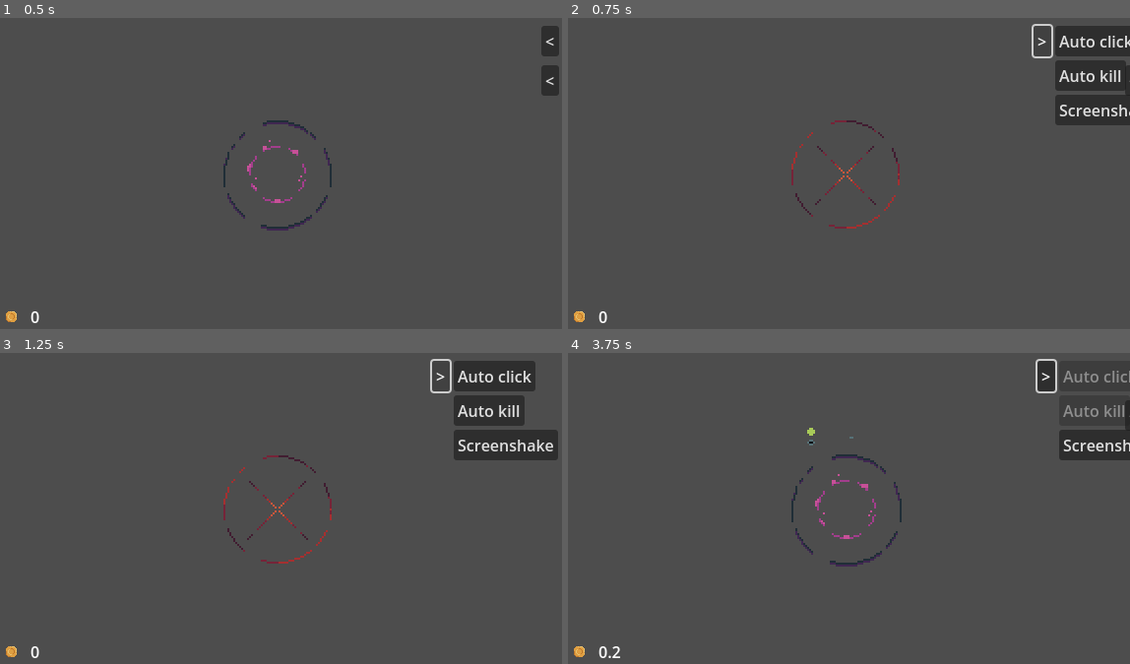
Above: before the commit, frames 1-4 (two rows, left to right).
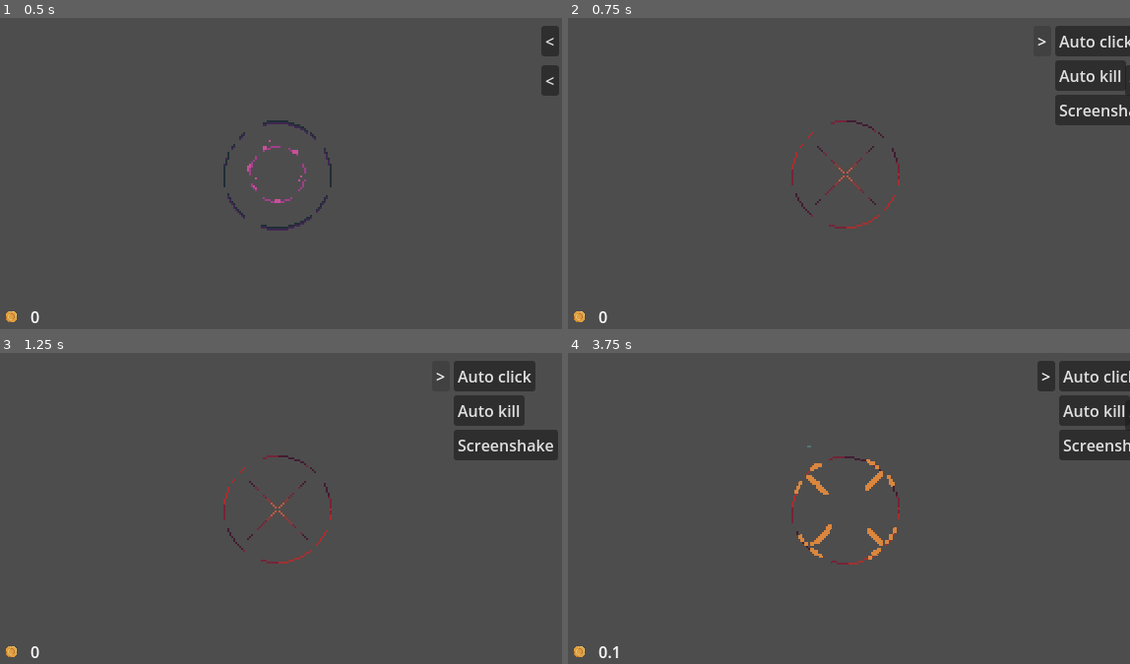
Above: after the commit, the same moments.

Repository: Jin9310/LudumDare55
Game: Godot game, scene res://NewGame/new_game.tscn
The game is run twice, just before and just after one commit, with the same random seed, the same clock (stepped at 60 frames per second) and the same inputs.
Inputs (mouse positions are in pixels of both pictures, inside the frame that each line leads up to):
- Up to frame 1 (0.5 s): no input
- Up to frame 2 (0.75 s): click "<" at 0.5 s
- Up to frame 3 (1.25 s): no input
- Up to frame 4 (3.75 s): click "Auto click" at 1.25 s; click "Auto kill" at 2 s; click ">" at 2.75 s; tap Enter (ui_accept) at 3.5 s; drag from (843, 508) to (905, 436) at 3.52 s

Frame 1 is identical in both runs. In frame 2, 0.1% of the frame differs, in the area x 82-87%, y 1-13%; in frame 3, 0.1%; in frame 4, 1.7%, in the area x 7-100%, y 1-99%.

Commit message:
all costs set up now

Diff:
--- a/UI/StaticUpgrades_ui.gd
+++ b/UI/StaticUpgrades_ui.gd
@@ -39,12 +39,17 @@
 		tween.tween_property(%MarginContainer, "position", Vector2(543,0), 0.5)
 
 func _on_auto_click_btn_pressed():
+	if GameManager.usable_money >= UpgradesManager.auto_click_price:
 		GameManager.auto_click = true
 		%auto_click_btn.disabled = true
+		GameManager.usable_money -= UpgradesManager.auto_click_price
 
 func _on_auto_kill_btn_pressed():
-	GameManager.auto_kill_acolytes = true
-	%auto_kill_btn.disabled = true
+	if GameManager.usable_money >= UpgradesManager.auto_kill_price:
+		GameManager.auto_kill_acolytes = true
+		%auto_kill_btn.disabled = true
+		GameManager.usable_money -= UpgradesManager.auto_kill_price
+
 
 func _on_screenshake_btn_pressed():
 	GameManager.screen_shake = !GameManager.screen_shake
--- a/UI/StaticUpgrades_ui.tscn
+++ b/UI/StaticUpgrades_ui.tscn
@@ -1,6 +1,8 @@
-[gd_scene load_steps=2 format=3 uid="uid://bt5ry8qs3tcbc"]
+[gd_scene load_steps=3 format=3 uid="uid://bt5ry8qs3tcbc"]
 
 [ext_resource type="Script" path="res://UI/StaticUpgrades_ui.gd" id="1_3mr27"]
+
+[sub_resource type="StyleBoxEmpty" id="StyleBoxEmpty_vy3yj"]
 
 [node name="StaticUpgrades_ui" type="CanvasLayer"]
 script = ExtResource("1_3mr27")
@@ -27,6 +29,7 @@
 layout_mode = 2
 size_flags_horizontal = 0
 size_flags_vertical = 0
+theme_override_styles/focus = SubResource("StyleBoxEmpty_vy3yj")
 text = "<"
 
 [node name="MarginContainer" type="MarginContainer" parent="MarginContainer/HBoxContainer"]
--- a/UI/spawn_upgrades_ui.tscn
+++ b/UI/spawn_upgrades_ui.tscn
@@ -1,6 +1,8 @@
-[gd_scene load_steps=2 format=3 uid="uid://bj8d3pqavdy3d"]
+[gd_scene load_steps=3 format=3 uid="uid://bj8d3pqavdy3d"]
 
 [ext_resource type="Script" path="res://UI/spawn_upgrades_ui.gd" id="2_eg8e7"]
+
+[sub_resource type="StyleBoxEmpty" id="StyleBoxEmpty_cvd3t"]
 
 [node name="SpawnUpgrades_ui" type="CanvasLayer"]
 script = ExtResource("2_eg8e7")
@@ -29,6 +31,7 @@
 layout_mode = 2
 size_flags_horizontal = 0
 size_flags_vertical = 0
+theme_override_styles/focus = SubResource("StyleBoxEmpty_cvd3t")
 text = "S"
 
 [node name="MarginContainer" type="MarginContainer" parent="SpawnMargin/HBoxContainer"]
